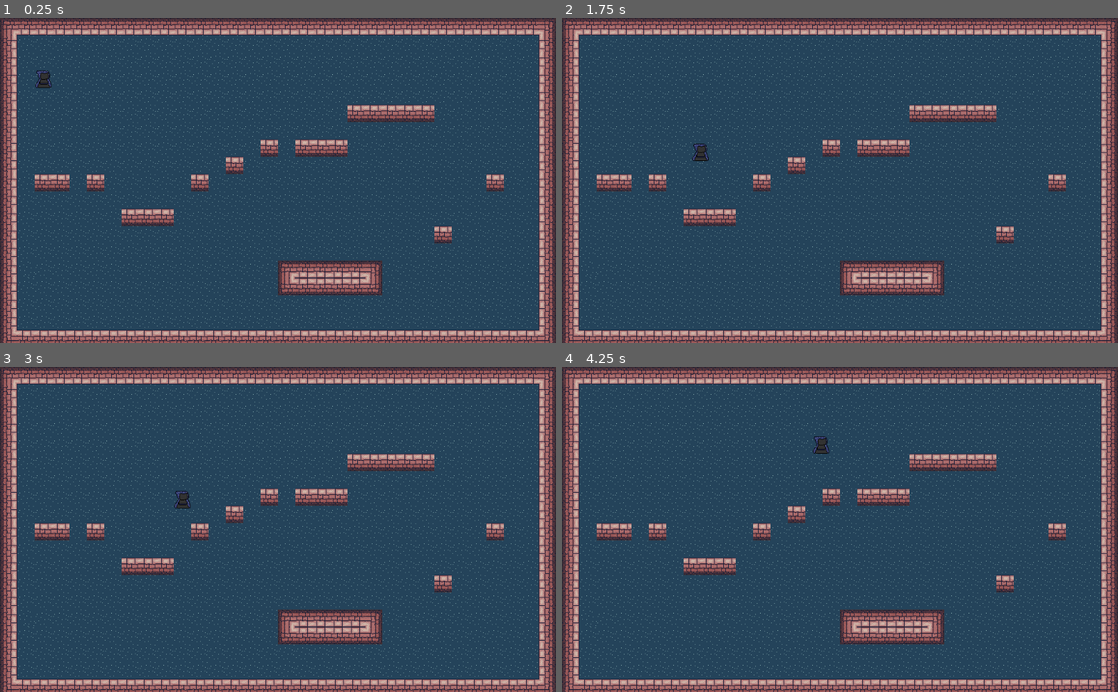
Above: before the commit, frames 1-4 (two rows, left to right).
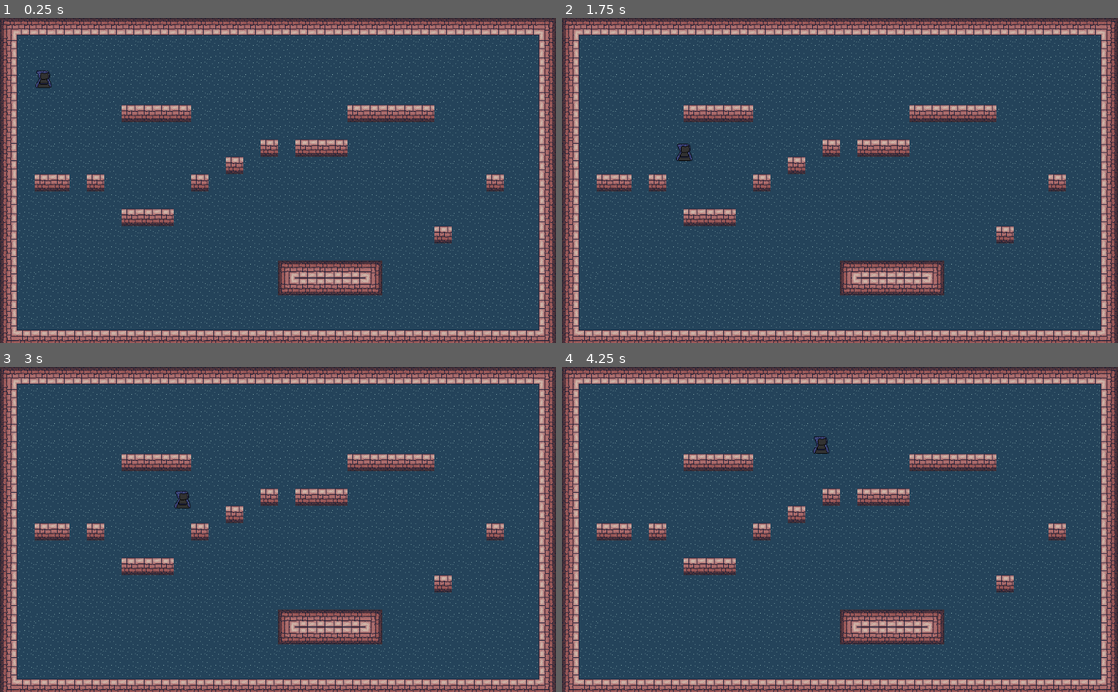
Above: after the commit, the same moments.

Repository: EmissaireBouc/bateau-jodoea
Game: Godot game, scene res://scenes/test.tscn
Same seed, same stepped clock (60 frames per second), same inputs: the game is played once before the commit and once after it.
Inputs:
- Up to frame 1 (0.25 s): no input
- Up to frame 2 (1.75 s): tap Enter (ui_accept) at 0.5, 0.77, 1.52 s; hold Right (ui_right) from 0.53 s (still down)
- Up to frame 3 (3 s): release Right (ui_right) at 2.03 s; hold Left (ui_left) 2.03-2.78 s; tap Enter (ui_accept) at 2.75 s; hold Right (ui_right) from 2.78 s (still down)
- Up to frame 4 (4.25 s): keep holding Right (ui_right); tap Enter (ui_accept) at 3.02, 3.77 s

The runs differ from the first frame. In frame 1, 0.7% of the frame differs, in the area x 21-35%, y 26-33%; in frame 2, 0.9%, in the area x 20-35%, y 26-45%; in frame 3, 0.7%; in frame 4, 0.7%.

Commit message:
@paulette005
modif ld

Diff:
--- a/scenes/test.tscn
+++ b/scenes/test.tscn
@@ -13,7 +13,7 @@
 tile_set = ExtResource( 1 )
 cell_size = Vector2( 32, 32 )
 format = 1
-tile_data = PoolIntArray( 0, -1610612735, 0, 1, -1610612734, …(3587 unchanged characters)… 2740, 0, 327686, 1610612740, 0, 327687, 1610612740, 0, 327688, 1610612740, 0, 327689, 1610612740, 0, 327690, 1610612740, 0, 327691, 1610612740, 0, 327692, 161 …(9578 unchanged characters)…
+tile_data = PoolIntArray( 0, -1610612735, 0, 1, -1610612734, …(3587 unchanged characters)… 2740, 0, 327686, 1610612740, 0, 327687, 0, 0, 327688, 0, 0, 327689, 0, 0, 327690, 0, 0, 327691, 1610612740, 0, 327692, 161 …(9578 unchanged characters)…
 
 [node name="player" type="KinematicBody2D" parent="."]
 position = Vector2( 64, 64 )
